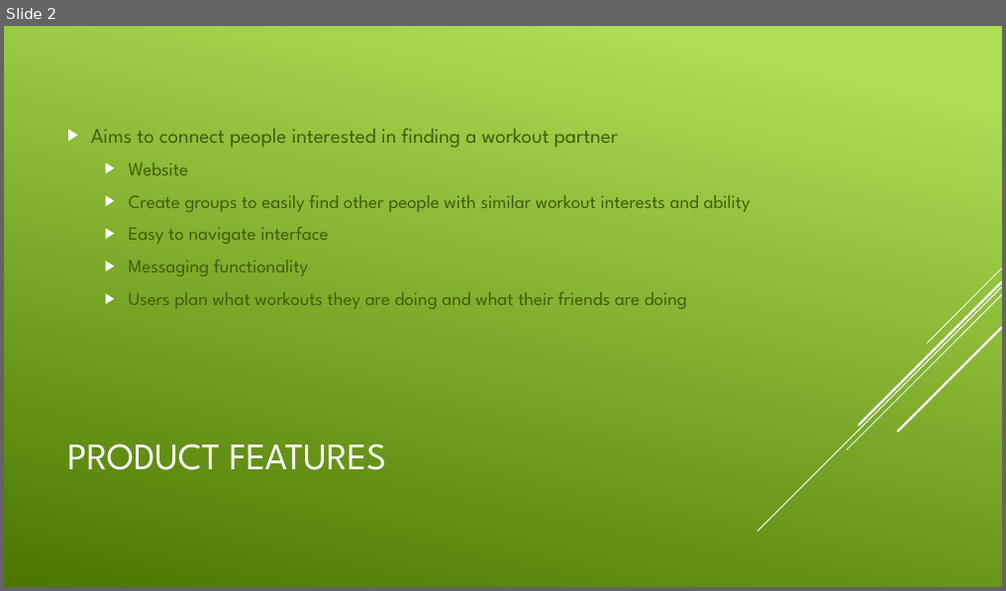
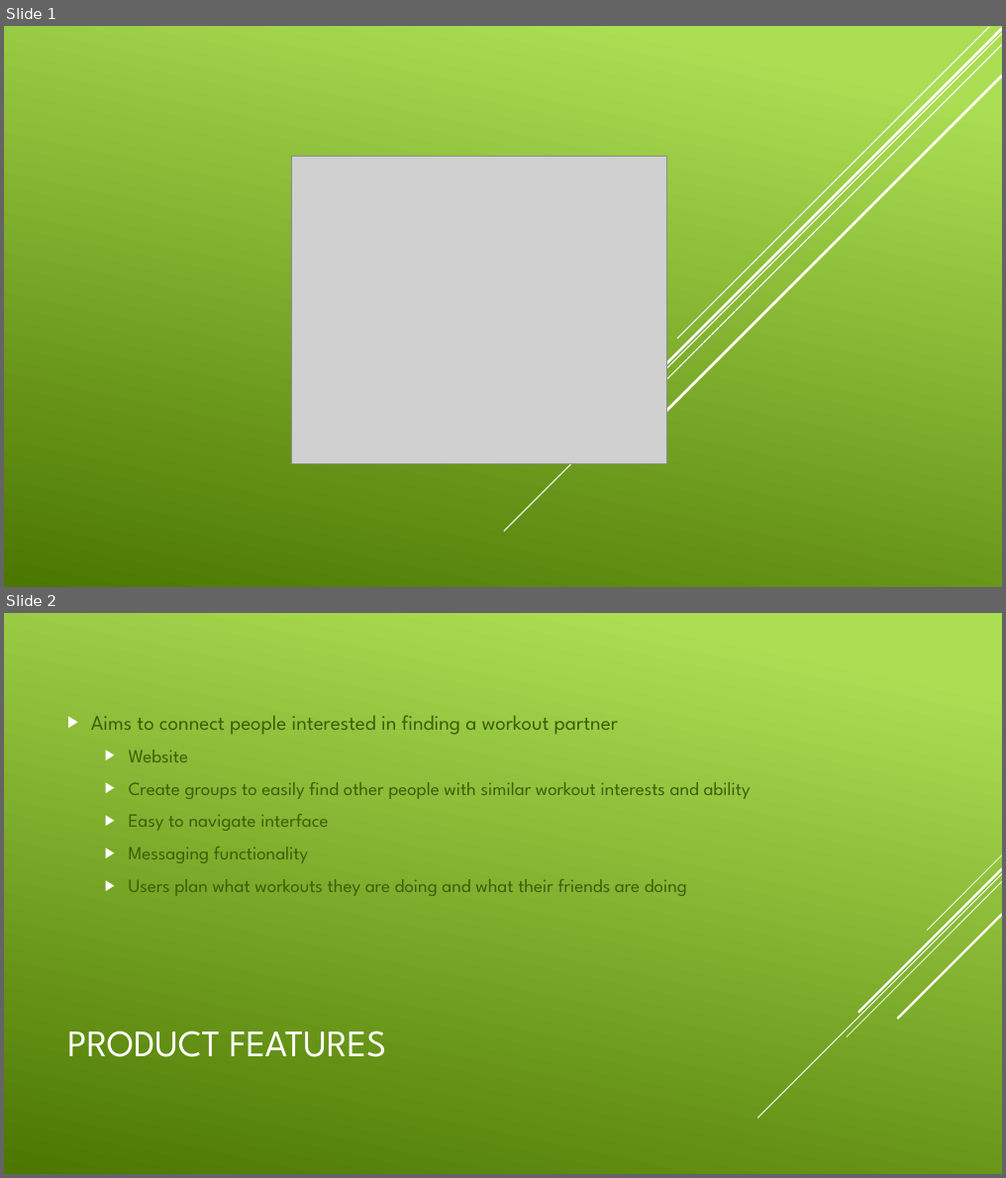
Before and after one commit to chengyeh/Workout-Buddy, a slide deck: documentation/Project_3.pptx. Shown one above the other, each under a label of ours: slide 2 before the commit, slides 1 and 2 after it. The pictures are 1006x591 and 1006x1178 pixels, drawn with LibreOffice and Linux fonts; fonts in the diff are those of the drawing; grey boxes stand for pictures. Boxes give left, top, right and bottom in pixels: in the first picture for what was removed or moved away, otherwise in the second. Text is boxed around its words. In the diff, an @@ line names an element or a change of style, - is before the commit and + after.

```diff
--- a/documentation/Project_3.pptx
+++ b/documentation/Project_3.pptx
@@ slide 1 added at [4, 26, 1002, 587], background gradient #ACDF55 to #4C7800 @@
@@ line added from (1002, 34) to (504, 531), #FFFFFF 1 pt @@
@@ line added from (1002, 45) to (596, 451), #FFFFFF 1 pt @@
@@ line added from (1002, 29) to (604, 426), #FFFFFF 2.5 pt @@
@@ line added from (989, 27) to (678, 339), #FFFFFF 1 pt @@
@@ line added from (1002, 76) to (647, 432), #FFFFFF 2.5 pt @@
@@ picture added at [292, 157, 667, 464] @@
```
Also in this commit, not shown: 1 slide removed, 9 other files.
